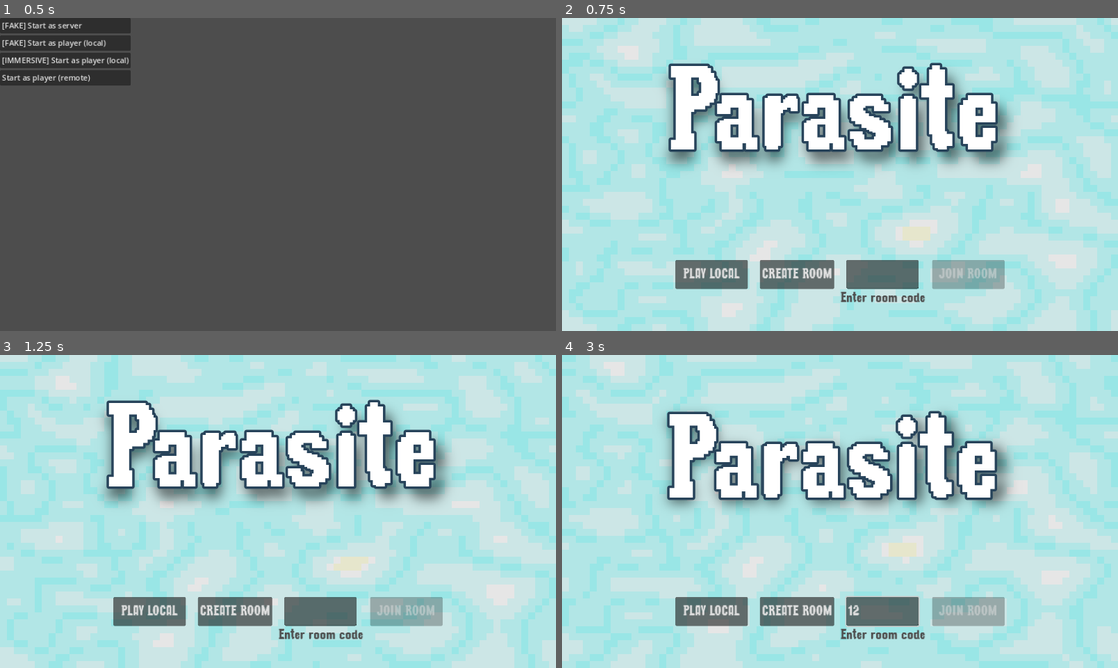
Above: before the commit, frames 1-4 (two rows, left to right).
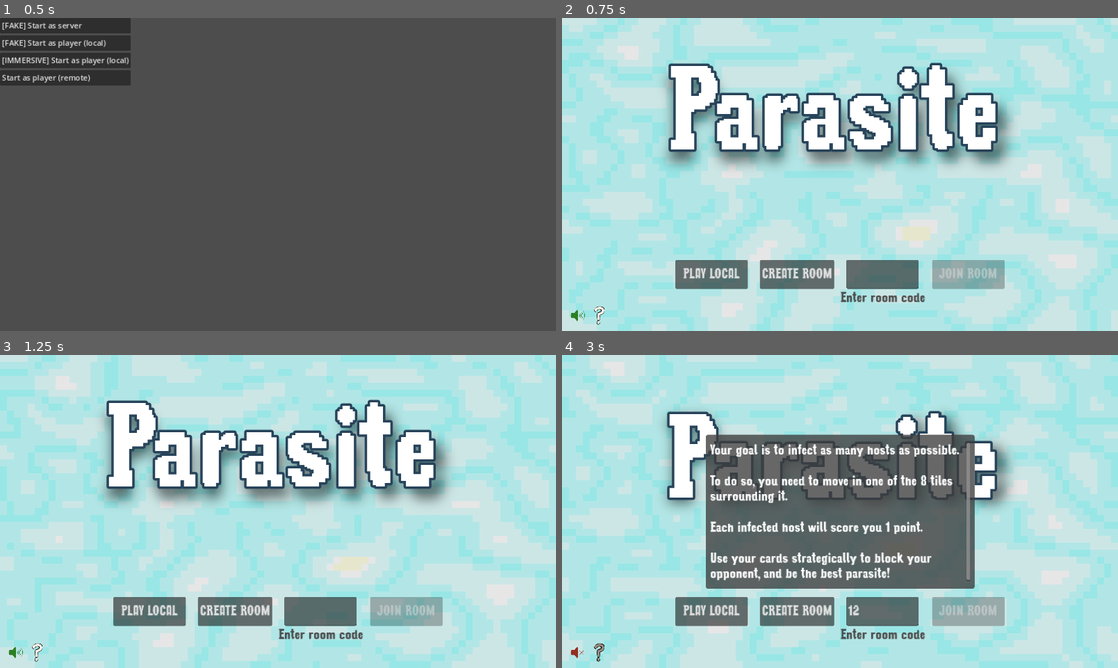
Above: after the commit, the same moments.

Repository: patator62180/GDWL_67
Game: Godot game, scene res://scenes/main/main.tscn
Two runs of this game, one before a commit and one after it. Both use one fixed random seed, a clock stepped at 60 frames per second and the inputs below.
Inputs (mouse positions are in pixels of both pictures, inside the frame that each line leads up to):
- Up to frame 1 (0.5 s): no input
- Up to frame 2 (0.75 s): click "[FAKE] Start as player (local)" at 0.5 s
- Up to frame 3 (1.25 s): no input
- Up to frame 4 (3 s): click (884, 611) at 1.27 s; type "12" at 1.35 s; click (578, 652) at 2.02 s; click (600, 652) at 2.77 s

Frame 1 is identical in both runs. In frame 2, less than 0.1% of the frame differs, in the area x 1-8%, y 92-98%; in frame 3, less than 0.1%; in frame 4, 22%, in the area x 1-75%, y 25-98%.

Commit message:
Mute sound global

Diff:
--- /dev/null
+++ b/default_bus_layout.tres
@@ -0,0 +1,15 @@
+[gd_resource type="AudioBusLayout" format=3 uid="uid://w36pp6ey6pfx"]
+
+[resource]
+bus/1/name = &"Music"
+bus/1/solo = false
+bus/1/mute = false
+bus/1/bypass_fx = false
+bus/1/volume_db = 0.0
+bus/1/send = &"Master"
+bus/2/name = &"FX"
+bus/2/solo = false
+bus/2/mute = false
+bus/2/bypass_fx = false
+bus/2/volume_db = 0.0
+bus/2/send = &"Master"
--- a/scenes/HUD/hud.gd
+++ b/scenes/HUD/hud.gd
@@ -11,12 +11,8 @@
 @export var win_label : Label
 @export var lose_label : Label
 @export var horizontal_slider: HSlider
-@export var mute_button : BaseButton
-@export var help_button : TextureButton
-@export var help_panel : Panel
 @export var confetti_launcher : ConfettiLauncher
 
-signal mute_music
 
 func _ready():
     win_label.visible = false
@@ -24,8 +20,6 @@
     your_turn_label.visible = false
     other_player_turn_label.visible = false
     game.game_finished.connect(on_game_over)
-    mute_button.toggled.connect(_on_mute_sound_toggled)
-    help_button.toggled.connect(on_help_toggled)
     game.game_finished.connect(confetti_launcher.on_game_finished)
 
 func on_game_over(player_won : bool):
@@ -36,15 +30,6 @@
     your_turn_label.visible = false
     other_player_turn_label.visible = false
 
-func _on_mute_sound_toggled(toggled_on):
-    if toggled_on:
-        get_parent().get_node("/root/BackgroundMusic/BGMusic").volume_db = -1000
-    else: get_parent().get_node("/root/BackgroundMusic/BGMusic").volume_db = -3.5
-
-func on_help_toggled(toggled_on):
-    if toggled_on:
-        help_panel.visible = true
-    else: help_panel.visible = false
 
 func set_turn_label():
     your_turn_label.visible = PlayerController.instance.can_play()
--- a/scenes/HUD/hud.tscn
+++ b/scenes/HUD/hud.tscn
@@ -1,14 +1,10 @@
-[gd_scene load_steps=15 format=3 uid="uid://biqj0t60x1dv0"]
+[gd_scene load_steps=10 format=3 uid="uid://biqj0t60x1dv0"]
 
 [ext_resource type="PackedScene" uid="uid://biumy12wvsfs5" path="res://scenes/player_card/player_card.tscn" id="1_0lgt1"]
 [ext_resource type="Script" path="res://scenes/HUD/hud.gd" id="1_wj8wa"]
 [ext_resource type="PackedScene" uid="uid://2yc6yjaghq6e" path="res://scenes/player_card/player_card_right.tscn" id="3_7g4mp"]
 [ext_resource type="Script" path="res://scenes/HUD/input_manager.gd" id="3_tidyo"]
 [ext_resource type="PackedScene" uid="uid://dsmt3xnq7i1eu" path="res://scenes/cards/hand.tscn" id="5_euuyo"]
-[ext_resource type="Texture2D" uid="uid://barxn1d0cj0f0" path="res://sprites/help_normal.png" id="6_4hpfc"]
-[ext_resource type="Texture2D" uid="uid://bla2q5wqubnu8" path="res://sprites/sound_mute.png" id="6_5163j"]
-[ext_resource type="Texture2D" uid="uid://b1orgs2hp4nuk" path="res://sprites/help_pressed.png" id="7_mm06l"]
-[ext_resource type="Texture2D" uid="uid://bsqi6cgf3k5c7" path="res://sprites/sound_unmute.png" id="7_yym30"]
 [ext_resource type="Theme" uid="uid://bnf832jc7xfl4" path="res://scenes/background/theme_principal.tres" id="8_0kiu8"]
 [ext_resource type="PackedScene" uid="uid://bu53sejq08set" path="res://scenes/confetti_launcher/confetti_launcher.tscn" id="11_w4pok"]
 
@@ -24,14 +20,7 @@
 outline_size = 5
 outline_color = Color(0, 0, 0, 1)
 
-[sub_resource type="StyleBoxFlat" id="StyleBoxFlat_1c1ua"]
-bg_color = Color(0.239216, 0.239216, 0.239216, 0.784314)
-corner_radius_top_left = 5
-corner_radius_top_right = 5
-corner_radius_bottom_right = 5
-corner_radius_bottom_left = 5
-
-[node name="HUD" type="CanvasLayer" node_paths=PackedStringArray("player_cards", "hand", "your_turn_label", "other_player_turn_label", "win_label", "lose_label", "mute_button", "help_button", "help_panel", "confetti_launcher")]
+[node name="HUD" type="CanvasLayer" node_paths=PackedStringArray("player_cards", "hand", "your_turn_label", "other_player_turn_label", "win_label", "lose_label", "confetti_launcher")]
 script = ExtResource("1_wj8wa")
 player_cards = [NodePath("PlayerCards/PlayerCard0Anchor/PlayerCard0"), NodePath("PlayerCards/PlayerCard1Anchor/PlayerCard1"), NodePath("PlayerCards/PlayerCard2Anchor/PlayerCard2"), NodePath("PlayerCards/PlayerCard3Anchor/PlayerCard3")]
 hand = NodePath("Hand")
@@ -39,9 +28,6 @@
 other_player_turn_label = NodePath("OtherPlayerTurnLabel")
 win_label = NodePath("YouWinLabel")
 lose_label = NodePath("YouLostLabel")
-mute_button = NodePath("MuteSound")
-help_button = NodePath("Help")
-help_panel = NodePath("HelpPanel")
 confetti_launcher = NodePath("ConfettiLauncher")
 
 [node name="PlayerCards" type="Control" parent="."]
@@ -122,6 +108,7 @@
 offset_bottom = 11.5
 grow_horizontal = 2
 grow_vertical = 2
+theme = ExtResource("8_0kiu8")
 text = "YOOU WONNN !"
 label_settings = SubResource("LabelSettings_hyrud")
 horizontal_alignment = 1
@@ -140,6 +127,7 @@
 offset_bottom = 11.5
 grow_horizontal = 2
 grow_vertical = 2
+theme = ExtResource("8_0kiu8")
 text = "YOU LOSE :("
 label_settings = SubResource("LabelSettings_2m1vi")
 horizontal_alignment = 1
@@ -155,66 +143,6 @@
 script = ExtResource("3_tidyo")
 
 [node name="Hand" parent="." instance=ExtResource("5_euuyo")]
-
-[node name="Help" type="TextureButton" parent="."]
-offset_left = 59.0
-offset_top = 596.0
-offset_right = 99.0
-offset_bottom = 636.0
-toggle_mode = true
-texture_normal = ExtResource("6_4hpfc")
-texture_pressed = ExtResource("7_mm06l")
-ignore_texture_size = true
-stretch_mode = 0
-
-[node name="HelpPanel" type="Panel" parent="."]
-visible = false
-anchors_preset = 8
-anchor_left = 0.5
-anchor_top = 0.5
-anchor_right = 0.5
-anchor_bottom = 0.5
-offset_left = -278.5
-offset_top = -159.5
-offset_right = 278.5
-offset_bottom = 159.5
-grow_horizontal = 2
-grow_vertical = 2
-theme_override_styles/panel = SubResource("StyleBoxFlat_1c1ua")
-
-[node name="RichTextLabel" type="RichTextLabel" parent="HelpPanel"]
-layout_mode = 1
-anchors_preset = 8
-anchor_left = 0.5
-anchor_top = 0.5
-anchor_right = 0.5
-anchor_bottom = 0.5
-offset_left = -269.5
-offset_top = -143.0
-offset_right = 269.5
-offset_bottom = 143.0
-grow_horizontal = 2
-grow_vertical = 2
-theme = ExtResource("8_0kiu8")
-text = "Your goal is to infect as many hosts as possible.
-
-To do so, you need to move in one of the 8 tiles surrounding it.
-
-Each infected host will score you 1 point.
-
-Use your cards strategically to block your opponent, and be the best parasite!"
-
-[node name="MuteSound" type="TextureButton" parent="."]
-offset_left = 15.0
-offset_top = 594.0
-offset_right = 59.0
-offset_bottom = 638.0
-toggle_mode = true
-button_pressed = true
-texture_normal = ExtResource("6_5163j")
-texture_pressed = ExtResource("7_yym30")
-ignore_texture_size = true
-stretch_mode = 0
 
 [node name="TurnLabel" type="TextEdit" parent="."]
 anchors_preset = 5
--- /dev/null
+++ b/scenes/HUD/mute_and_help.gd
@@ -0,0 +1,22 @@
+extends CanvasLayer
+
+@export var mute_button : BaseButton
+@export var help_button : TextureButton
+@export var help_panel : Panel
+
+signal mute_music
+
+func _ready():
+    mute_button.toggled.connect(_on_mute_sound_toggled)
+    help_button.toggled.connect(on_help_toggled)
+
+
+func _on_mute_sound_toggled(toggled_on):
+    if toggled_on:
+        AudioServer.set_bus_mute(0, true)
+    else: AudioServer.set_bus_mute(0, false)
+
+func on_help_toggled(toggled_on):
+    if toggled_on:
+        help_panel.visible = true
+    else: help_panel.visible = false
--- /dev/null
+++ b/scenes/HUD/mute_and_help.tscn
@@ -0,0 +1,82 @@
+[gd_scene load_steps=8 format=3 uid="uid://c7f7jqkl5jis6"]
+
+[ext_resource type="Script" path="res://scenes/HUD/mute_and_help.gd" id="1_3nq6v"]
+[ext_resource type="Texture2D" uid="uid://barxn1d0cj0f0" path="res://sprites/help_normal.png" id="1_nfyei"]
+[ext_resource type="Texture2D" uid="uid://b1orgs2hp4nuk" path="res://sprites/help_pressed.png" id="2_k6il8"]
+[ext_resource type="Theme" uid="uid://bnf832jc7xfl4" path="res://scenes/background/theme_principal.tres" id="3_hvu0s"]
+[ext_resource type="Texture2D" uid="uid://bla2q5wqubnu8" path="res://sprites/sound_mute.png" id="4_la11i"]
+[ext_resource type="Texture2D" uid="uid://bsqi6cgf3k5c7" path="res://sprites/sound_unmute.png" id="5_swion"]
+
+[sub_resource type="StyleBoxFlat" id="StyleBoxFlat_r1ewv"]
+bg_color = Color(0.239216, 0.239216, 0.239216, 0.784314)
+corner_radius_top_left = 5
+corner_radius_top_right = 5
+corner_radius_bottom_right = 5
+corner_radius_bottom_left = 5
+
+[node name="MuteAndHelp" type="Node"]
+
+[node name="CanvasLayer" type="CanvasLayer" parent="." node_paths=PackedStringArray("mute_button", "help_button", "help_panel")]
+script = ExtResource("1_3nq6v")
+mute_button = NodePath("MuteSound")
+help_button = NodePath("Help")
+help_panel = NodePath("HelpPanel")
+
+[node name="MuteSound" type="TextureButton" parent="CanvasLayer"]
+offset_left = 15.0
+offset_top = 594.0
+offset_right = 59.0
+offset_bottom = 638.0
+toggle_mode = true
+texture_normal = ExtResource("4_la11i")
+texture_pressed = ExtResource("5_swion")
+ignore_texture_size = true
+stretch_mode = 0
+
+[node name="Help" type="TextureButton" parent="CanvasLayer"]
+offset_left = 59.0
+offset_top = 596.0
+offset_right = 99.0
+offset_bottom = 636.0
+toggle_mode = true
+texture_normal = ExtResource("1_nfyei")
+texture_pressed = ExtResource("2_k6il8")
+ignore_texture_size = true
+stretch_mode = 0
+
+[node name="HelpPanel" type="Panel" parent="CanvasLayer"]
+visible = false
+anchors_preset = 8
+anchor_left = 0.5
+anchor_top = 0.5
+anchor_right = 0.5
+anchor_bottom = 0.5
+offset_left = -278.5
+offset_top = -159.5
+offset_right = 278.5
+offset_bottom = 159.5
+grow_horizontal = 2
+grow_vertical = 2
+theme_override_styles/panel = SubResource("StyleBoxFlat_r1ewv")
+
+[node name="RichTextLabel" type="RichTextLabel" parent="CanvasLayer/HelpPanel"]
+layout_mode = 1
+anchors_preset = 8
+anchor_left = 0.5
+anchor_top = 0.5
+anchor_right = 0.5
+anchor_bottom = 0.5
+offset_left = -269.5
+offset_top = -143.0
+offset_right = 269.5
+offset_bottom = 143.0
+grow_horizontal = 2
+grow_vertical = 2
+theme = ExtResource("3_hvu0s")
+text = "Your goal is to infect as many hosts as possible.
+
+To do so, you need to move in one of the 8 tiles surrounding it.
+
+Each infected host will score you 1 point.
+
+Use your cards strategically to block your opponent, and be the best parasite!"
--- a/scenes/audio_player/audio_player.tscn
+++ b/scenes/audio_player/audio_player.tscn
@@ -21,25 +21,32 @@
 
 [node name="Victory" type="AudioStreamPlayer" parent="."]
 stream = ExtResource("2_j6c70")
+bus = &"FX"
 
 [node name="Defeat" type="AudioStreamPlayer" parent="."]
 stream = ExtResource("3_oy8eq")
+bus = &"FX"
 
 [node name="CardSelection" type="AudioStreamPlayer" parent="."]
 stream = ExtResource("4_5hmtx")
+bus = &"FX"
 
 [node name="Shockwave" type="AudioStreamPlayer" parent="."]
 stream = ExtResource("5_wvbsh")
+bus = &"FX"
 
 [node name="HoverTile" type="AudioStreamPlayer" parent="."]
 stream = ExtResource("6_ajve3")
 pitch_scale = 1.29
+bus = &"FX"
 
 [node name="WallPlaced" type="AudioStreamPlayer" parent="."]
 stream = ExtResource("7_xgf2h")
 volume_db = 3.514
 pitch_scale = 0.49
 max_polyphony = 2
+bus = &"FX"
 
 [node name="ThrowParasite" type="AudioStreamPlayer" parent="."]
 stream = ExtResource("8_dmuya")
+bus = &"FX"
--- a/scenes/game/background_music.tscn
+++ b/scenes/game/background_music.tscn
@@ -6,5 +6,6 @@
 
 [node name="BGMusic" type="AudioStreamPlayer" parent="."]
 stream = ExtResource("1_kltoi")
-volume_db = -80.0
+volume_db = -12.0
 autoplay = true
+bus = &"Music"
--- a/scenes/game/game.tscn
+++ b/scenes/game/game.tscn
@@ -10,6 +10,7 @@
 [ext_resource type="PackedScene" uid="uid://ddsgdn7jinj07" path="res://scenes/host/host.tscn" id="8_va0h3"]
 [ext_resource type="PackedScene" uid="uid://cuou6t7fy6v45" path="res://scenes/player_manager/player_managers.tscn" id="10_ukfxk"]
 [ext_resource type="PackedScene" uid="uid://1yk62pn2f4xr" path="res://scenes/audio_player/audio_player.tscn" id="11_3jgb6"]
+[ext_resource type="PackedScene" uid="uid://c7f7jqkl5jis6" path="res://scenes/HUD/mute_and_help.tscn" id="13_hdsig"]
 [ext_resource type="PackedScene" uid="uid://wqmj852ihkvi" path="res://scenes/host/host_manager.tscn" id="14_jipfn"]
 [ext_resource type="PackedScene" uid="uid://d3q7s8lnam8nw" path="res://scenes/lobby/lobby.tscn" id="15_0s1u7"]
 
@@ -55,4 +56,6 @@
 
 [node name="Lobby" parent="." instance=ExtResource("15_0s1u7")]
 
+[node name="MuteAndHelp" parent="." instance=ExtResource("13_hdsig")]
+
 [editable path="Background"]
--- a/scenes/menus/menus.tscn
+++ b/scenes/menus/menus.tscn
@@ -1,10 +1,11 @@
-[gd_scene load_steps=10 format=3 uid="uid://27xb7kekk1ck"]
+[gd_scene load_steps=11 format=3 uid="uid://27xb7kekk1ck"]
 
 [ext_resource type="Script" path="res://scenes/menus/menus.gd" id="1_w7o1w"]
 [ext_resource type="Script" path="res://scenes/menus/choices_screen.gd" id="2_b0ar7"]
 [ext_resource type="PackedScene" uid="uid://dswfe7yyh4daq" path="res://scenes/game/game.tscn" id="2_h078q"]
 [ext_resource type="PackedScene" uid="uid://b81kmauxqg4ws" path="res://scenes/background/background.tscn" id="2_xeypf"]
 [ext_resource type="Theme" uid="uid://bnf832jc7xfl4" path="res://scenes/background/theme_principal.tres" id="3_sn0x5"]
+[ext_resource type="PackedScene" uid="uid://c7f7jqkl5jis6" path="res://scenes/HUD/mute_and_help.tscn" id="7_b3dll"]
 [ext_resource type="Texture2D" uid="uid://6i0h0aucnuvk" path="res://sprites/title_shadow.png" id="8_6h814"]
 
 [sub_resource type="Animation" id="Animation_hq5pi"]
@@ -194,3 +195,5 @@
 text = "Parasite"
 horizontal_alignment = 1
 vertical_alignment = 1
+
+[node name="MuteAndHelp" parent="." instance=ExtResource("7_b3dll")]
--- a/scenes/player/player.tscn
+++ b/scenes/player/player.tscn
@@ -349,3 +349,4 @@
 
 [node name="ThrowParasite" type="AudioStreamPlayer" parent="Audio"]
 stream = ExtResource("16_rdd1c")
+bus = &"FX"
Not shown: 1 places in scenes/game/game.tscn that only renumber resources
